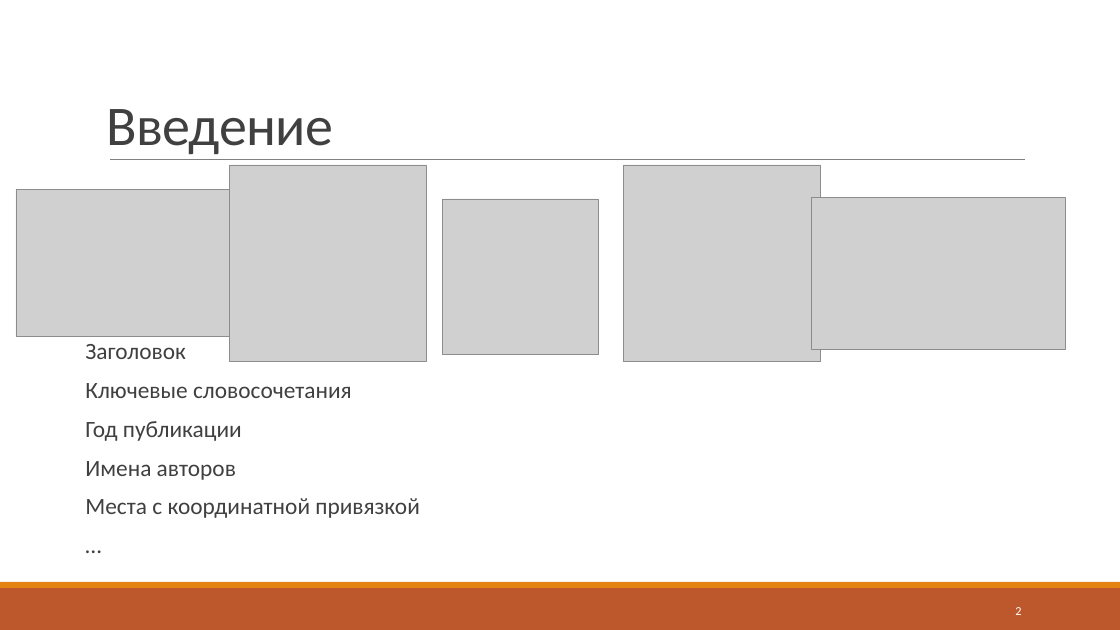
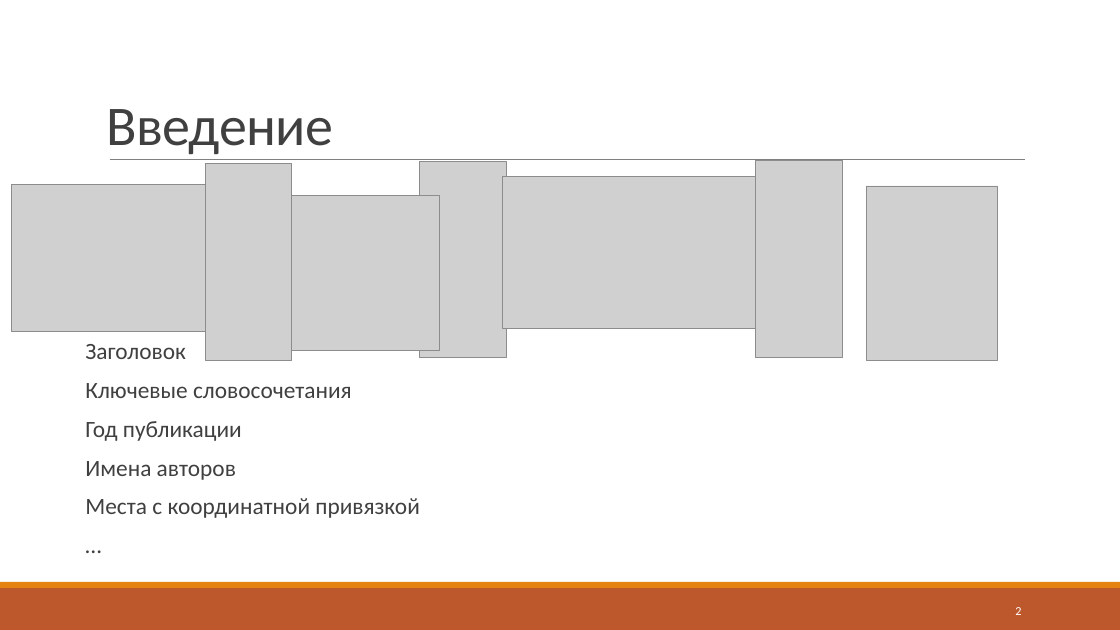
Before and after one commit to J-CITY/METADATA-EXTRACTOR, a slide deck: slide 2 of report.pptx. Drawn at 1120x630 pixels with LibreOffice and Linux fonts; fonts in the diff are those of the drawing; grey boxes stand for pictures. Boxes give left, top, right and bottom in pixels: in the first picture for what was removed or moved away, otherwise in the second. Text is boxed around its words. In the diff, an @@ line names an element or a change of style, - is before the commit and + after.

```diff
--- a/report.pptx
+++ b/report.pptx
@@ picture: place and size @@
-picture at [229, 165, 426, 361]
+picture at [205, 163, 292, 360]
@@ picture: place and size @@
-picture at [623, 165, 820, 361]
+picture at [419, 161, 506, 358]
@@ picture: place and size @@
-picture at [812, 197, 1065, 350]
+picture at [502, 176, 756, 329]
@@ picture added at [756, 160, 843, 357] @@
@@ picture: place and size @@
-picture at [16, 190, 278, 337]
+picture at [12, 184, 274, 331]
@@ picture: place and size @@
-picture at [443, 199, 598, 355]
+picture at [284, 195, 439, 350]
@@ picture added at [866, 186, 997, 360] @@
```
Also in this commit, not shown: 5 other slides changed, 8 slides added, 2 other files.
